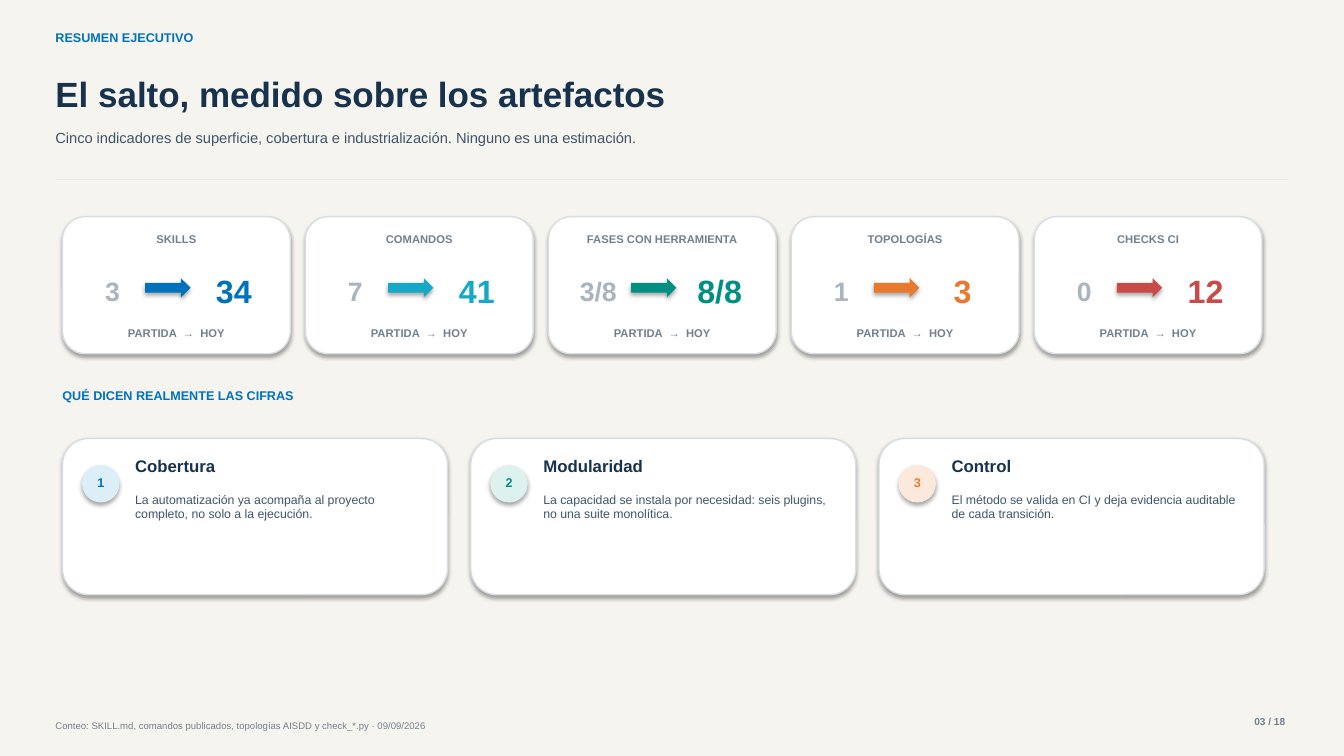
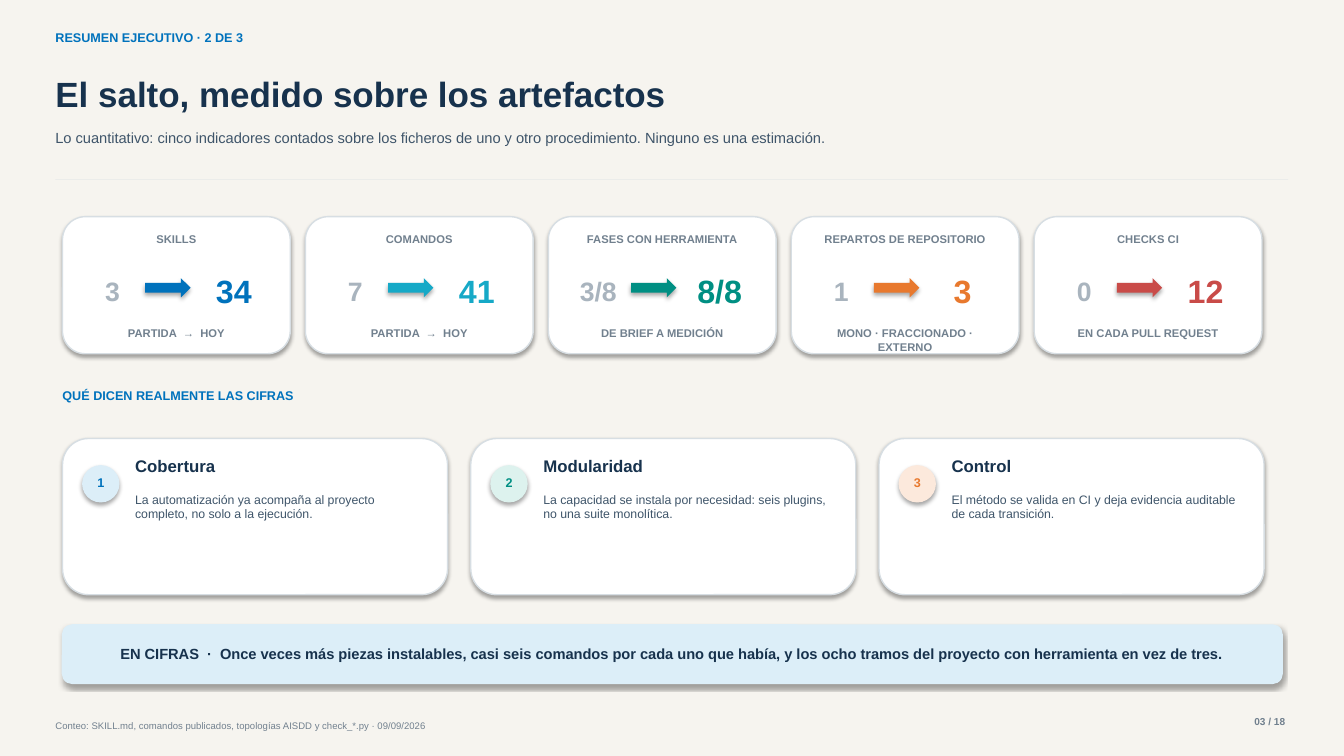
Before and after one commit to grananda/aidd-marketplace, a slide deck: slide 3 of docs/presentaciones/evolucion-native-ai/evolucion-native-ai-v2.pptx. Drawn at 1344x756 pixels with LibreOffice and Linux fonts; fonts in the diff are those of the drawing. Boxes give left, top, right and bottom in pixels: in the first picture for what was removed or moved away, otherwise in the second. Text is boxed around its words. In the diff, an @@ line names an element or a change of style, - is before the commit and + after.

```diff
--- a/docs/presentaciones/evolucion-native-ai/evolucion-native-ai-v2.pptx
+++ b/docs/presentaciones/evolucion-native-ai/evolucion-native-ai-v2.pptx
@@ text at [55,33,243,42]: text changed @@
-RESUMEN EJECUTIVO
+RESUMEN EJECUTIVO · 2 DE 3
@@ text at [55,132,825,146]: text changed @@
-Cinco indicadores de superficie, cobertura e industrialización. Ninguno es una estimación.
+Lo cuantitativo: cinco indicadores contados sobre los ficheros de uno y otro procedimiento. Ninguno es una estimación.
@@ text at [824,235,986,243]: text changed @@
-TOPOLOGÍAS
+REPARTOS DE REPOSITORIO
@@ text at [601,329,723,337]: text changed @@
-PARTIDA → HOY
+DE BRIEF A MEDICIÓN
@@ text at [837,329,966,351]: text changed @@
-PARTIDA → HOY
+MONO · FRACCIONADO · EXTERNO
@@ text at [1078,329,1218,339]: text changed @@
-PARTIDA → HOY
+EN CADA PULL REQUEST
@@ rounded rectangle added at [63,625,1282,684], fill #DCEEF8, outline #DCEEF8 1 pt @@
@@ text added at [120,648,1222,662], 10.5 pt, text #17324D, bold @@
+EN CIFRAS · Once veces más piezas instalables, casi seis comandos por cada uno que había, y los ocho tramos del proyecto con herramienta en vez de tres.
```
Also in this commit, not shown: 2 other slides changed, 1 slide added, 1 slide removed, 4 other files.
